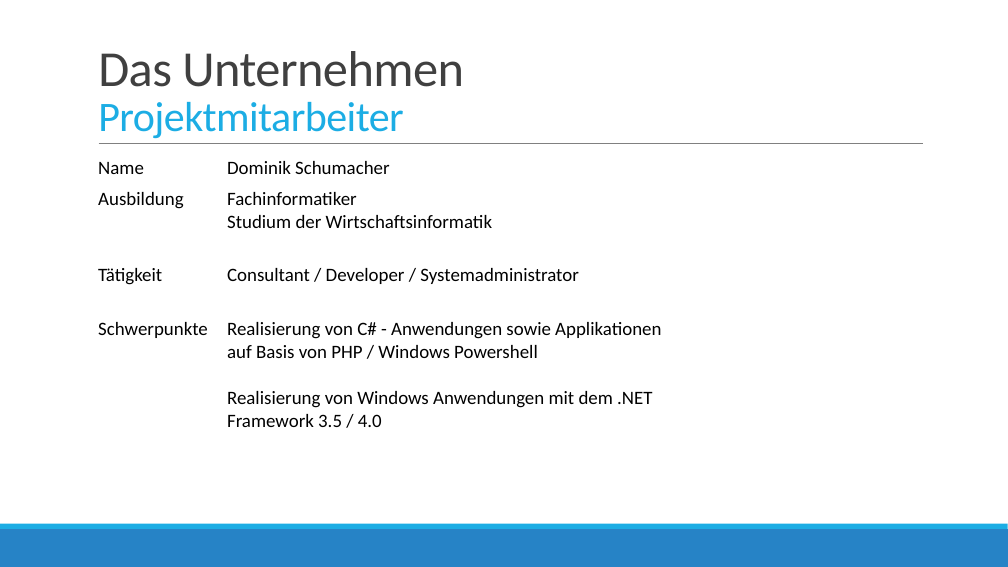
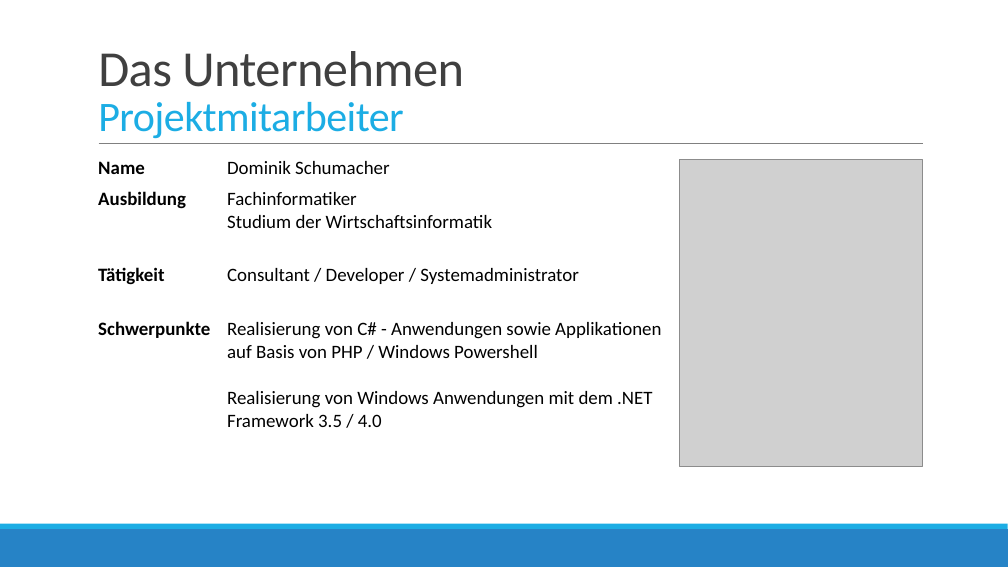
Before and after one commit to bboecherer/SailingSchoolManagerWPF, a slide deck: slide 9 of Docs/Zwischenpraesentation/Präsentation Projekt.pptx. Drawn at 1008x567 pixels with LibreOffice and Linux fonts; fonts in the diff are those of the drawing; grey boxes stand for pictures. Boxes give left, top, right and bottom in pixels: in the first picture for what was removed or moved away, otherwise in the second. Text is boxed around its words. In the diff, an @@ line names an element or a change of style, - is before the commit and + after.

```diff
--- a/Docs/Zwischenpraesentation/Präsentation Projekt.pptx
+++ b/Docs/Zwischenpraesentation/Präsentation Projekt.pptx
@@ table at (91,153,992,433) @@
@@ bold on in "Name", "Ausbildung", "Tätigkeit", "Schwerpunkte" @@
@@ picture added at (680,160,923,467) @@
```
Also in this commit, not shown: 11 other slides changed, 6 slides added, 1 slide removed.
